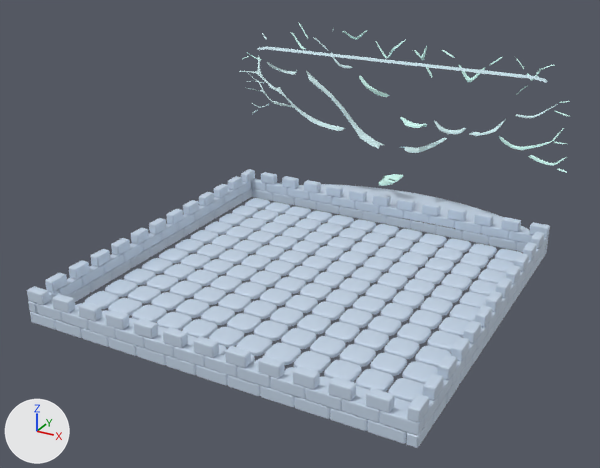
What one commit did to the glTF model static/models/fieldWinter.glb.
Both versions are drawn from a 50 mm camera at (12.3, -23.0, 13.2) aimed at (-0.6, 0.4, 1.5). The lights are fixed; the arrows at lower left show +X, +Y and +Z. Where no turn or scale is listed for an object, it has been applied to the vertices. Vertices at the same position are counted once.

The scene before the commit, as lines of its bpy script (objects in view):
```python
ob_cube_008 = bpy.data.objects.new('Cube.008', me_cube_005)
ob_cube_008.location = (-6.31, -6.45, 0.76)
ob_cube_009 = bpy.data.objects.new('Cube.009', me_cube_012)
ob_cube_009.location = (6.47, -6.3, 0.76)
ob_cube_010 = bpy.data.objects.new('Cube.010', me_cube_020)
ob_cube_010.location = (-6.48, 6.32, 0.76)
ob_cube_011 = bpy.data.objects.new('Cube.011', me_cube_022)
ob_cube_011.location = (6.3, 6.49, 0.76)
ob_filed_003 = bpy.data.objects.new('filed.003', me_cube_038)
ob_filed_003.location = (-5.5, 5.5, -0.14)
ob_snowland_001 = bpy.data.objects.new('snowland.001', me_sphere_004)
ob_snowland_001.location = (0.04, 6.48, -0.2)
ob_snowtree = bpy.data.objects.new('snowTree', me_vert_022)
ob_snowtree.location = (0.02, 7.19, -0.08)
ob_snowtree_001 = bpy.data.objects.new('snowTree.001', me_vert_013)
ob_snowtree_001.location = (0.02, 7.19, -0.08)
ob_tree_006 = bpy.data.objects.new('tree.006', me_vert_024)
ob_tree_006.location = (0.02, 7.19, -0.08)
# also in view: 'billboard.001' at (0.0, 6.5, 6.4)
```
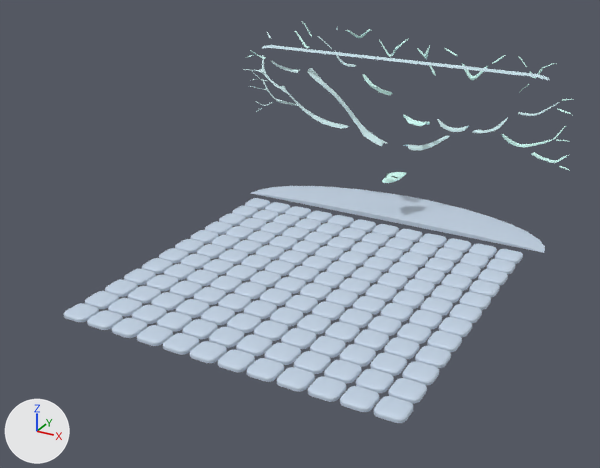
What changed in the scene script:
```text
Change me_vert_022:
    used by ob_snowtree; location = (0.02, 7.19, -0.08)
    remove me_vert_022.from_pydata(...)  # 48 vertices, 90 faces; spans x -0.367..0.424, y -1.233..0.105, z 1.365..1.783
    add me_vert_022.from_pydata(...)  # 1642 vertices, 3028 faces; spans x -7.247..7.016, y -1.233..1.526, z 1.365..7.479
    me_vert_022 part 1: 1594 vertices added at x -7.247..7.016, y -0.889..1.526, z 2.612..7.479
    add me_vert_022.materials.append(mat_material_062)  # white #d1edef
    add me_vert_022.materials.append(mat_material_063)  # cyan #d3fff6
    add me_vert_022.materials.append(mat_material_064)  # cyan #d3fff6
    add me_vert_022.materials.append(mat_material_065)  # cyan #d3fff6
    add me_vert_022.materials.append(mat_material_068)  # cyan #d3fff6
Add me_sphere_008:
    me_sphere_008.from_pydata(...)  # 65 vertices, 126 faces; spans x -6.57..6.57, y 0.0..3.07, z 0.0..0.2
    me_sphere_008.materials.append(mat_material_004)  # white #c5d5e7
Change ob_billboard_001:
    ob_billboard_001.location: (0.0, 6.45, 4.0) -> (0.0, 6.79, 4.0)
Remove ob_snowland_001:
    ob_snowland_001 = bpy.data.objects.new('snowland.001', me_sphere_004)
    ob_snowland_001.location = (0.04, 6.48, -0.2)
Remove ob_cube_008:
    ob_cube_008 = bpy.data.objects.new('Cube.008', me_cube_005)
    ob_cube_008.location = (-6.31, -6.45, 0.76)
Remove ob_cube_009:
    ob_cube_009 = bpy.data.objects.new('Cube.009', me_cube_012)
    ob_cube_009.location = (6.47, -6.3, 0.76)
Remove ob_cube_010:
    ob_cube_010 = bpy.data.objects.new('Cube.010', me_cube_020)
    ob_cube_010.location = (-6.48, 6.32, 0.76)
Remove ob_cube_011:
    ob_cube_011 = bpy.data.objects.new('Cube.011', me_cube_022)
    ob_cube_011.location = (6.3, 6.49, 0.76)
Remove ob_snowtree_001:
    ob_snowtree_001 = bpy.data.objects.new('snowTree.001', me_vert_013)
    ob_snowtree_001.location = (0.02, 7.19, -0.08)
Change ob_snowtree:
    ob_snowtree.location: (0.02, 7.19, -0.08) -> (0.02, 7.53, -0.08)
Remove ob_tree_006:
    ob_tree_006 = bpy.data.objects.new('tree.006', me_vert_024)
    ob_tree_006.location = (0.02, 7.19, -0.08)
Add ob_sand_001:
    ob_sand_001 = bpy.data.objects.new('sand.001', me_sphere_008)
    ob_sand_001.location = (0.0, 6.58, -0.19)
```

What differs and where, as boxes (x1, y1, x2, y2) in the pictures (600 x 468 px):
'Cube.008', deleted
    before: (27, 286, 424, 444)
'Cube.011', deleted
    before: (251, 172, 550, 256)
'sand.001', added
    after: (251, 186, 545, 253)
'Cube.010', deleted
    before: (28, 169, 255, 313)
'Cube.009', deleted
    before: (406, 232, 549, 448)
'snowTree', reshaped, moved
    before: (379, 174, 403, 186)
    after: (244, 22, 573, 183)
'snowTree.001', deleted
    before: (239, 23, 570, 173)
'billboard.001', moved
    before: (257, 46, 548, 82)
    after: (262, 45, 550, 80)
'snowland.001', deleted
    before: (286, 184, 545, 257)
'tree.006', deleted
    before: (290, 32, 306, 50)
part 1 of me_vert_022, added
    after: (244, 22, 573, 171)
